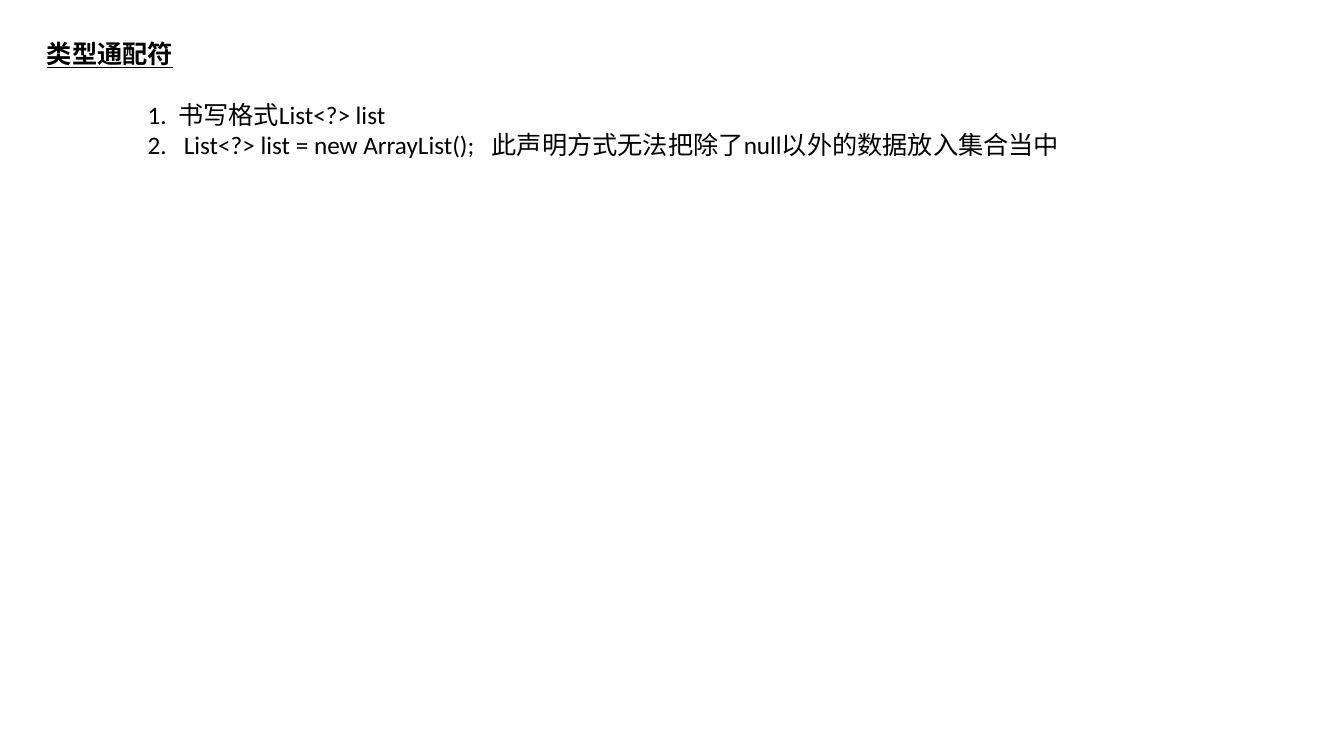
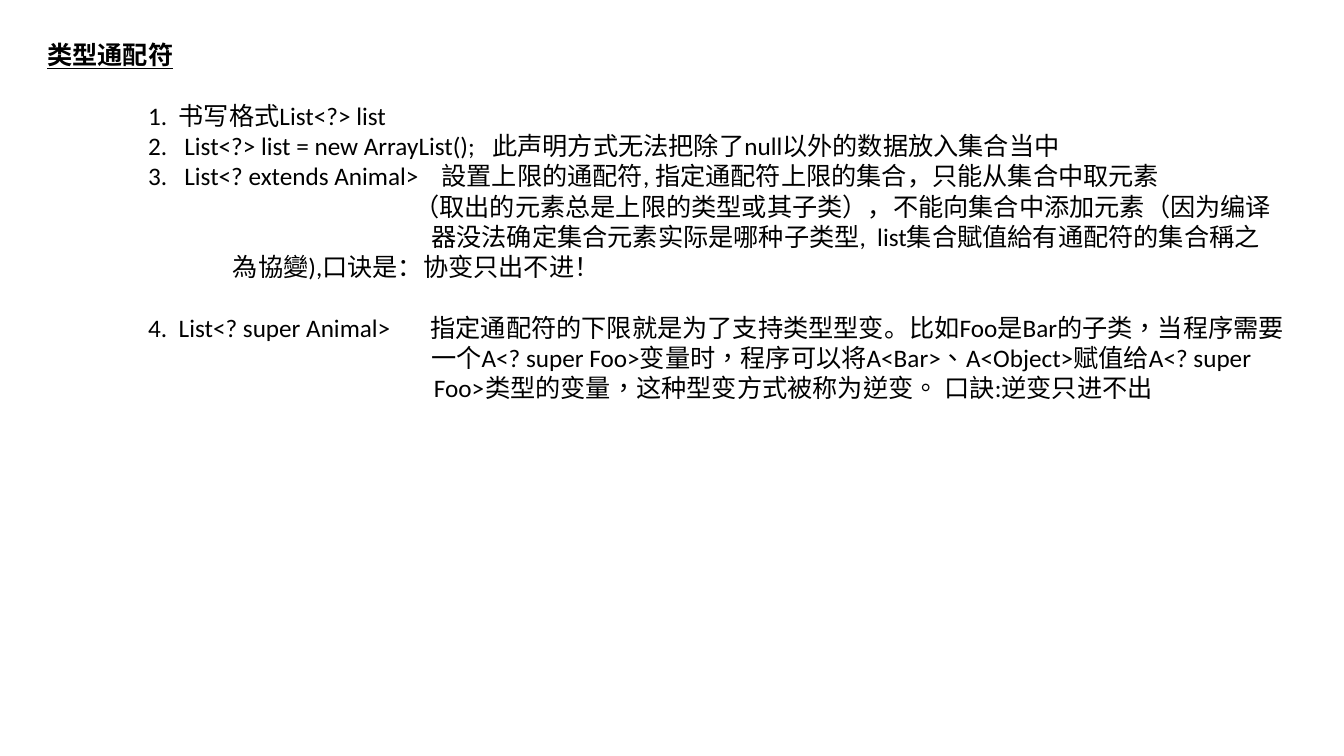
Before and after one commit to luchaojun/ChaojunStudy, a slide deck: slide 5 of JavaStudy/JavaStudyNote/GenericType/GenericType.pptx. Drawn at 1344x756 pixels with LibreOffice and Linux fonts; fonts in the diff are those of the drawing. Boxes give left, top, right and bottom in pixels: in the first picture for what was removed or moved away, otherwise in the second. Text is boxed around its words. In the diff, an @@ line names an element or a change of style, - is before the commit and + after.

Commit message:
Add the generic type into Generic Type pptx

```diff
--- a/JavaStudy/JavaStudyNote/GenericType/GenericType.pptx
+++ b/JavaStudy/JavaStudyNote/GenericType/GenericType.pptx
@@ text at <box>148,163,1284,399</box>: paragraphs added @@
+3. List<? extends Animal> 設置上限的通配符, 指定通配符上限的集合，只能从集合中取元素
+（取出的元素总是上限的类型或其子类），不能向集合中添加元素（因为编译
+器没法确定集合元素实际是哪种子类型, list集合賦值給有通配符的集合稱之 為協變),口诀是：协变只出不进！
+4. List<? super Animal> 指定通配符的下限就是为了支持类型型变。比如Foo是Bar的子类，当程序需要
+一个A<? super Foo>变量时，程序可以将A<Bar>、A<Object>赋值给A<? super
+Foo>类型的变量，这种型变方式被称为逆变。 口訣:逆变只进不出
```
